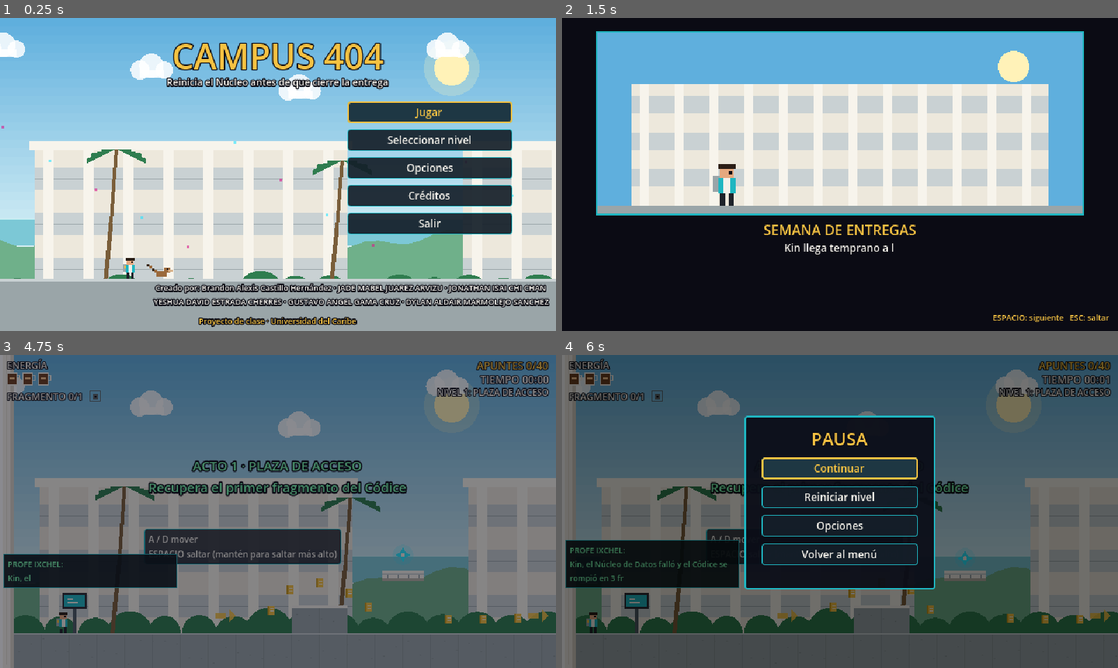
Above: before the commit, frames 1-4 (two rows, left to right).
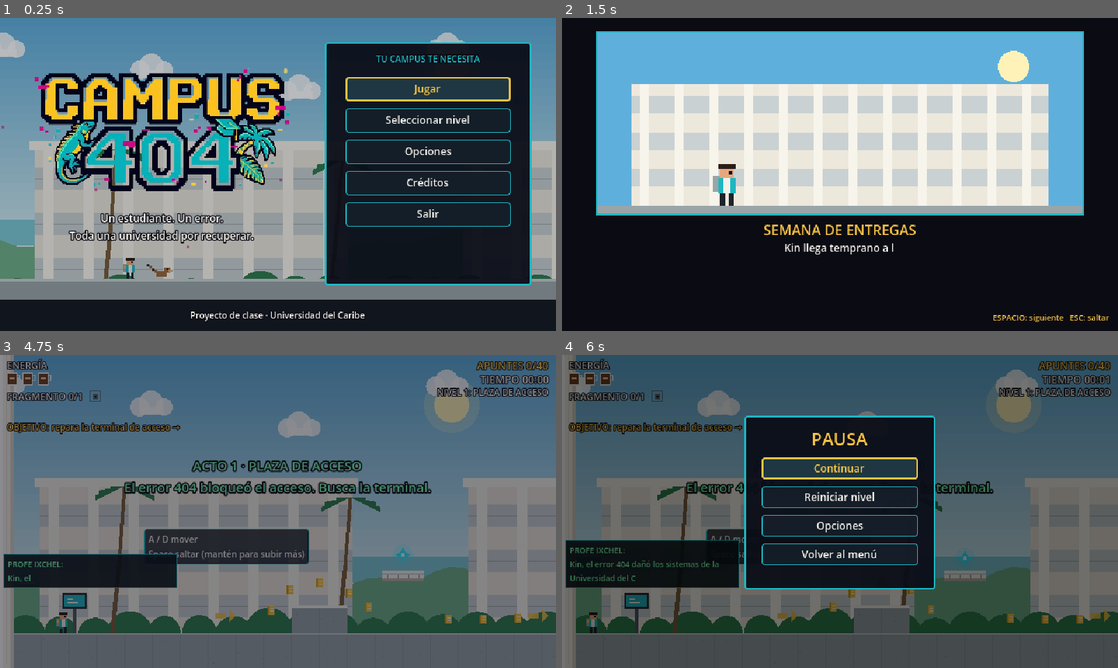
Above: after the commit, the same moments.

Repository: GustavoGama6/juego_campus404
Game: Godot game, scene res://menus/menu_principal.tscn
Same seed, same stepped clock (60 frames per second), same inputs: the game is played once before the commit and once after it.
Inputs (mouse positions are in pixels of both pictures, inside the frame that each line leads up to):
- Up to frame 1 (0.25 s): no input
- Up to frame 2 (1.5 s): click "Jugar" at 0.5 s; tap Enter (ui_accept) at 1.25 s; move the mouse to (962, 158) at 1.27 s; hold D (derecha) from 1.28 s (still down); tap Shift (dash) at 1.35 s; click (962, 158) at 1.42 s
- Up to frame 3 (4.75 s): tap Space (saltar) at 1.52, 1.82, 2.27, 2.3, 2.57, 3.77, 4.07 s; tap E (interactuar) at 1.55, 2.1, 3.8, 4.35 s; move the mouse to (166, 527) at 2.02 s; click (166, 527) at 2.17 s; move the mouse to (333, 442) at 2.77 s; release D (derecha) at 2.78 s; hold A (izquierda) 2.78-3.53 s; hold Space (saltar) 2.78-3.53 s; click (333, 442) at 2.92 s; tap Shift (dash) at 3.05, 3.6 s; tap Enter (ui_accept) at 3.5, 4.25 s; move the mouse to (250, 574) at 3.52 s; hold D (derecha) from 3.53 s (still down); click (250, 574) at 3.67 s; move the mouse to (444, 558) at 4.27 s; hold Space (saltar) from 4.28 s (still down); click (444, 558) at 4.42 s
- Up to frame 4 (6 s): tap E (interactuar) at 5, 5.75 s; move the mouse to (673, 464) at 5.02 s; release D (derecha) at 5.03 s; release Space (saltar) at 5.03 s; hold A (izquierda) 5.03-5.78 s; tap F (lanzar) at 5.1 s; click (673, 464) at 5.17 s; tap Space (saltar) at 5.27, 5.57 s; tap Shift (dash) at 5.3 s; move the mouse to (867, 511) at 5.77 s; hold D (derecha) from 5.78 s (still down); tap P at 5.85 s; click (867, 511) at 5.92 s

The runs differ from the first frame. In frame 1, 93% of the frame differs, in the area x 0-100%, y 0-100%; in frame 2, nothing differs; in frame 3, 3.0%; in frame 4, 1.6%.

Commit message:
Mejora el menú principal y la jugabilidad de la Plaza de Acceso

Diff:
--- a/menus/menu_principal.gd
+++ b/menus/menu_principal.gd
@@ -1,7 +1,7 @@
 extends Control
 # =====================================================================
 #  MENÚ PRINCIPAL: Jugar, Seleccionar nivel, Opciones, Créditos y Salir.
-#  Muestra el nombre del juego y a sus creadores (edítalos en autoload/juego.gd).
+#  Logo y presentación a la izquierda; acciones a la derecha. Equipo en Créditos.
 #  Fondo: la plaza de acceso con Kin y Chicle.
 # =====================================================================
 
@@ -23,27 +23,52 @@
 	add_child(fondo)
 	var escena := Escenita.new()
 	add_child(escena)
-	# Si hay una imagen de título propia, se usa (res://arte/titulo.png)
+	var sombra := ColorRect.new()
+	sombra.color = Color(0.025, 0.04, 0.07, 0.28)
+	sombra.size = Vector2(640, 360)
+	sombra.mouse_filter = Control.MOUSE_FILTER_IGNORE
+	add_child(sombra)
+
+	var panel := Panel.new()
+	panel.name = "PanelAcciones"
+	panel.position = Vector2(374, 28)
+	panel.size = Vector2(238, 280)
+	panel.mouse_filter = Control.MOUSE_FILTER_IGNORE
+	add_child(panel)
+	var encabezado := TEMA.titulo("TU CAMPUS TE NECESITA", 10, TEMA.TURQUESA)
+	encabezado.position = Vector2(390, 40)
+	encabezado.size = Vector2(206, 16)
+	add_child(encabezado)
+
+	# El logo tiene su propio espacio, separado de las acciones.
 	var tex_titulo := ARTE.textura("titulo")
 	if tex_titulo:
 		var tr2 := TextureRect.new()
+		tr2.name = "LogoCampus404"
 		tr2.texture = tex_titulo
-		tr2.position = Vector2(320 - tex_titulo.get_width() / 2.0, 14)
+		tr2.expand_mode = TextureRect.EXPAND_IGNORE_SIZE
+		tr2.stretch_mode = TextureRect.STRETCH_KEEP_ASPECT_CENTERED
+		tr2.texture_filter = CanvasItem.TEXTURE_FILTER_NEAREST
+		tr2.mouse_filter = Control.MOUSE_FILTER_IGNORE
+		tr2.position = Vector2(34, 54)
+		tr2.size = Vector2(306, 152)
 		add_child(tr2)
 	else:
-		var t := TEMA.titulo(Juego.NOMBRE_JUEGO, 40)
-		t.position = Vector2(0, 16)
-		t.size = Vector2(640, 50)
+		var t := TEMA.titulo(Juego.NOMBRE_JUEGO, 34)
+		t.position = Vector2(24, 104)
+		t.size = Vector2(326, 50)
 		add_child(t)
-		var sub := TEMA.titulo("Reinicia el Núcleo antes de que cierre la entrega", 11, TEMA.BLANCO)
-		sub.position = Vector2(0, 66)
-		sub.size = Vector2(640, 16)
-		add_child(sub)
+
+	var sub := TEMA.titulo("Un estudiante. Un error.\nToda una universidad por recuperar.", 12, TEMA.BLANCO)
+	sub.position = Vector2(28, 222)
+	sub.size = Vector2(318, 42)
+	add_child(sub)
 
 	botones = VBoxContainer.new()
-	botones.position = Vector2(400, 96)
-	botones.size = Vector2(190, 200)
-	botones.add_theme_constant_override("separation", 7)
+	botones.name = "Acciones"
+	botones.position = Vector2(398, 68)
+	botones.size = Vector2(190, 220)
+	botones.add_theme_constant_override("separation", 8)
 	add_child(botones)
 	var texto_jugar: String = "Jugar" if not bool(Juego.datos["intro_vista"]) else "Continuar"
 	boton_jugar = TEMA.boton(texto_jugar, _jugar, 190)
@@ -58,25 +83,25 @@
 	if OS.get_name() != "Web":
 		botones.add_child(TEMA.boton("Salir", _salir, 190))
 
-		# Los nombres se reparten en 2 renglones para que quepan en pantalla
-	var lista: Array = Juego.CREADORES
-	var mitad: int = ceili(float(lista.size()) / 2.0)
-	var linea1 := " · ".join(PackedStringArray(lista.slice(0, mitad)))
-	var linea2 := " · ".join(PackedStringArray(lista.slice(mitad)))
-	var creadores := TEMA.titulo("Creado por: " + linea1 + ("\n" + linea2 if linea2 != "" else ""), 9, TEMA.BLANCO)
-	creadores.position = Vector2(0, 304)
-	creadores.size = Vector2(640, 30)
-	creadores.clip_text = true
-	add_child(creadores)
-	var materia := TEMA.titulo(Juego.MATERIA, 9, TEMA.AMARILLO)
-	materia.position = Vector2(0, 342)
-	materia.size = Vector2(640, 12)
+	for boton in botones.get_children():
+		boton.custom_minimum_size.y = 28
+	boton_jugar.add_theme_color_override("font_color", TEMA.AMARILLO)
+
+	var pie := ColorRect.new()
+	pie.position = Vector2(0, 324)
+	pie.size = Vector2(640, 36)
+	pie.color = Color(0.025, 0.04, 0.07, 0.9)
+	pie.mouse_filter = Control.MOUSE_FILTER_IGNORE
+	add_child(pie)
+	var materia := TEMA.titulo(Juego.MATERIA, 10, TEMA.BLANCO)
+	materia.position = Vector2(20, 335)
+	materia.size = Vector2(600, 16)
 	add_child(materia)
 
 	if bool(Juego.datos.get("todo_abierto", false)):
-		var prueba := TEMA.titulo("MODO PRUEBA: todo desbloqueado (Opciones > Borrar progreso para quitarlo)", 9, TEMA.MAGENTA)
-		prueba.position = Vector2(10, 4)
-		prueba.size = Vector2(620, 12)
+		var prueba := TEMA.titulo("MODO PRUEBA · Todo desbloqueado", 9, TEMA.MAGENTA)
+		prueba.position = Vector2(28, 12)
+		prueba.size = Vector2(318, 14)
 		prueba.horizontal_alignment = HORIZONTAL_ALIGNMENT_LEFT
 		add_child(prueba)
 
--- a/niveles/nivel_1_plaza.gd
+++ b/niveles/nivel_1_plaza.gd
@@ -3,8 +3,15 @@
 #  NIVEL 1: PLAZA DE ACCESO (mañana) · 6 pantallas (x 0 a 3840)
 #  Enseña: correr, saltar (salto variable) y salto de pared.
 #  Recompensa: Fragmento 1 -> DASH.
-#  Farolas: 2 · Apuntes: 40 · Sellos: 3 (uno necesita dash: rejuega el nivel)
-# =====================================================================
+#  Farolas: 3 · Apuntes: 40 · Sellos: 3 (uno necesita dash: rejuega el nivel)
+# =====================================================================
+
+var acceso_reparado: bool = false
+var reja_acceso: Node2D
+var luz_acceso: Node2D
+var estado_acceso: Label
+var objetivo: Label
+var ruido_acceso: Array[Node2D] = []
 
 func configurar() -> void:
 	id_nivel = "nivel_1"
@@ -16,7 +23,16 @@
 	fondo_variante = "plaza"
 
 func al_empezar() -> void:
-	hud.anuncio("ACTO 1 · PLAZA DE ACCESO\nRecupera el primer fragmento del Códice", 3.5)
+	objetivo = Label.new()
+	objetivo.position = Vector2(8, 76)
+	objetivo.add_theme_font_size_override("font_size", 10)
+	objetivo.add_theme_color_override("font_color", Color("#F5C242"))
+	objetivo.add_theme_color_override("font_outline_color", Color("#0B0B14"))
+	objetivo.add_theme_constant_override("outline_size", 4)
+	objetivo.mouse_filter = Control.MOUSE_FILTER_IGNORE
+	hud.add_child(objetivo)
+	_actualizar_objetivo()
+	hud.anuncio("ACTO 1 · PLAZA DE ACCESO\nEl error 404 bloqueó el acceso. Busca la terminal.", 4.0)
 
 func construir() -> void:
 	bloque(-16, -400, 16, 760, "columna")                          # pared izquierda
@@ -26,8 +42,8 @@
 	# ------------------------------------------------------------------
 	var x := pantalla(1)
 	bloque(x, 320, 640, 40, "concreto")                           # piso (0 a 640)
-	pantalla_ixchel(x + 70, 320, "Kin, el Núcleo de Datos falló y el Códice se rompió en 3 fragmentos. El primero está en lo alto de la escalinata. ¡Corre!")
-	cartel("A / D mover\nESPACIO saltar (mantén para saltar más alto)", x + 150, 200)
+	pantalla_ixchel(x + 70, 320, "Kin, el error 404 dañó los sistemas de la Universidad del Caribe. Restaura el acceso en la terminal y recupera el fragmento del Códice en la escalinata.")
+	cartel("%s / %s mover\n%s saltar (mantén para subir más)" % [Juego.tecla("izquierda"), Juego.tecla("derecha"), Juego.tecla("saltar")], x + 150, 200)
 	flecha(x + 240, 300)
 	flecha(x + 600, 300)
 	bloque(x + 320, 288, 64, 32, "escalon")                       # escalón de práctica
@@ -47,17 +63,20 @@
 	# ------------------------------------------------------------------
 	x = pantalla(2)
 	bloque(x, 320, 120, 40, "concreto")                           # 640 a 760
+	if not ext:
+		farola(x + 60, 320, "Soy Chicle. Esta farola guarda tu punto de regreso. Si caes, puedes volver a intentarlo desde aquí.", 1.0)
 	vacio(x + 120, 330, 40)
 	bloque(x + 160, 296, 96, 64, "escalon")                       # 800 a 896
 	vacio(x + 256, 330, 40)
 	bloque(x + 296, 272, 96, 88, "escalon")                       # 936 a 1032
 	vacio(x + 392, 330, 40)
 	bloque(x + 432, 248, 112, 112, "escalon")                     # 1072 a 1184
-	vacio(x + 544, 330, 40)
-	# Barra de glitch arriba del hueco: aquí conviene un SALTO CORTO
-	peligro(x + 530, 168, 70, 14)
-	cartel("Toca ESPACIO rápido para un salto corto", x + 420, 140)
-	bloque(x + 584, 248, 136, 112, "escalon")                     # 1224 a 1360
+	vacio(x + 544, 330, 32)
+	# Margen para el cuerpo de Kin (24 px) y una pulsación corta humana.
+	# El salto completo aún alcanza el glitch; el corto permite cruzar 32 px.
+	peligro(x + 530, 162, 70, 14)
+	cartel("Salta cerca del borde y suelta %s pronto" % Juego.tecla("saltar"), x + 360, 130)
+	bloque(x + 576, 248, 144, 112, "escalon")                     # 1216 a 1360
 	apunte(x + 140, 286)
 	apunte(x + 208, 280)
 	apunte(x + 276, 262)
@@ -83,13 +102,25 @@
 	apunte(x + 590, 192)
 
 	# ------------------------------------------------------------------
-	# PANTALLA 4: primera farola y la palanca que abre la reja
+	# PANTALLA 4: reparar el acceso cambia el escenario y abre la reja
 	# ------------------------------------------------------------------
 	x = pantalla(4)
-	farola(x + 40, 320, "¡Hola, Kin! Soy Chicle. Esta farola guarda tu avance. Adelante hay una palanca: acércate y presiona " + Juego.tecla("interactuar") + ".", 1.0)
-	var reja := puerta(x + 480, 128, 16, 192, "interruptor")       # reja (2400)
-	interruptor(x + 280, 320, reja)                                # palanca (2200)
-	cartel("Palanca: acércate y presiona " + Juego.tecla("interactuar"), x + 220, 230)
+	farola(x + 40, 320, "La terminal amarilla controla el acceso. Acércate y presiona " + Juego.tecla("interactuar") + " para reparar la conexión.", 1.0)
+	reja_acceso = puerta(x + 480, 128, 16, 192, "interruptor")
+	var terminal_acceso := terminal(x + 280, 320)
+	terminal_acceso.activar(true)
+	terminal_acceso.usada_signal.connect(_reparar_acceso)
+	estado_acceso = cartel("ACCESO SIN CONEXIÓN\nTerminal: " + Juego.tecla("interactuar"), x + 220, 230)
+	luz_acceso = luz_rayo(x + 444, 128, 88, 192)
+	luz_acceso.activa = false
+	# Son avisos visuales, fuera del camino: no dañan durante la interacción.
+	for desplazamiento in [Vector2(448, 152), Vector2(510, 192)]:
+		var ruido := Polygon2D.new()
+		ruido.position = Vector2(x, 0) + desplazamiento
+		ruido.polygon = PackedVector2Array([Vector2.ZERO, Vector2(16, 0), Vector2(16, 12), Vector2(0, 12)])
+		ruido.color = Color("#D81B8C")
+		add_child(ruido)
+		ruido_acceso.append(ruido)
 	apunte(x + 120, 304)
 	apunte(x + 160, 304)
 	apunte(x + 200, 304)
@@ -103,6 +134,7 @@
 	# PANTALLA 5: pasillo con bugs, guanas y vacíos glitch
 	# ------------------------------------------------------------------
 	x = pantalla(5)
+	cartel("Bug: cáele encima para rebotar", x + 20, 234)
 	bloque(x, 320, 240, 40, "concreto")                           # 2560 a 2800
 	bug(x + 140, 320, 60)
 	vacio(x + 240, 330, 56)
@@ -110,6 +142,7 @@
 	apunte(x + 268, 278)
 	apunte(x + 288, 290)
 	bloque(x + 296, 320, 184, 40, "concreto")                     # 2856 a 3040
+	cartel("Guana: embiste si te ve.\nSalta sobre ella o písala.", x + 300, 182)
 	guana(x + 390, 320, 40)
 	cafe(x + 390, 262)
 	apunte(x + 320, 304)
@@ -119,7 +152,7 @@
 	apunte(x + 510, 278)
 	apunte(x + 530, 290)
 	bloque(x + 540, 320, 300, 40, "concreto")                     # 3100 a 3400
-	farola(x + 570, 320, "¡Cuidado! Si una guana te ve, embiste. Cáele encima o salta sobre ella.", 1.0)
+	farola(x + 570, 320, "Ya casi llegas. Sube la escalinata y recoge el fragmento para recuperar el dash y abrir la salida.", 1.0)
 	bug(x + 690, 320, 50)
 
 	# ------------------------------------------------------------------
@@ -145,6 +178,32 @@
 	if ext:
 		_construir_extraordinario()
 
+func _reparar_acceso() -> void:
+	if acceso_reparado:
+		return
+	acceso_reparado = true
+	reja_acceso.abrir()
+	luz_acceso.activa = true
+	estado_acceso.text = "ACCESO RESTAURADO\nConexión estable"
+	estado_acceso.modulate = Color("#7CFFB2")
+	for ruido in ruido_acceso:
+		ruido.queue_free()
+	ruido_acceso.clear()
+	_actualizar_objetivo()
+	hud.anuncio("¡ACCESO RESTAURADO!\nRecupera el fragmento en la escalinata.", 3.5)
+
+func _actualizar_objetivo() -> void:
+	if fragmento_obtenido:
+		objetivo.text = "OBJETIVO: llega a la salida →"
+	elif acceso_reparado:
+		objetivo.text = "OBJETIVO: recupera el fragmento del Códice →"
+	else:
+		objetivo.text = "OBJETIVO: repara la terminal de acceso →"
+
+func _on_fragmento() -> void:
+	super._on_fragmento()
+	_actualizar_objetivo()
+
 # =====================================================================
 #  MODO EXTRAORDINARIO: el mismo nivel con pinchos y enemigos más listos.
 #  (Kin ya tiene dash y planeo, y solo 2 vasos; las farolas curan.)
@@ -160,7 +219,7 @@
 	# P3: pinchos antes de la columna: salta + DASH contra la pared y trepa
 	pinchos(1440, 312, 104)
 	cartel("Salta + DASH hacia la columna y trepa", 1360, 100)
-	# P4: guana acorazada junto a la palanca: hazla chocar contra la columna
+	# P4: guana acorazada junto a la terminal: hazla chocar contra la columna
 	guana(2110, 320, 50)
 	cartel("Guana acorazada: haz que choque\ncontra una pared y písala volteada", 2120, 120)
 	# P5: dron que dispara sobre los vacíos (la guana de aquí se cae si embiste)
Binary file added: arte/titulo.png
Not shown, added: arte/titulo.png.import
Not shown, changed: LEEME.md
